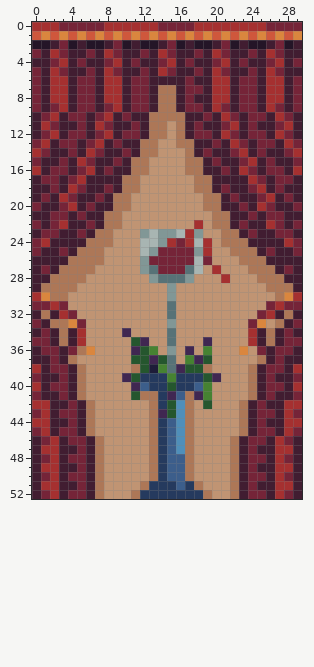
Pixel-art file, stored at assets/aseprite/statues.aseprite. Above is the file before it was changed.
30x53 pixels, 1 frame.
The same view after the edit:
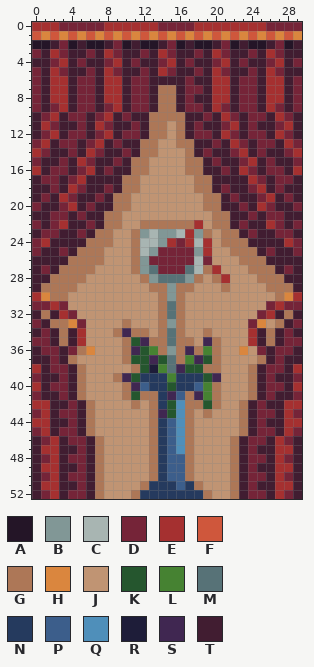
Palette (. is transparent): A #241527  B #819796  C #a8b5b2  D #752438  E #a53030  F #cf573c  G #ad7757  H #da863e  J #c09473  K #25562e  L #468232  M #577277  N #253a5e  P #3c5e8b  Q #4f8fba  R #1e1d39  S #402751  T #411d31
Diff:
Changed rows in their new state; - is an unchanged pixel.
Layer "dionysus":
first column x 9:
22 ---GGGGGG----
23 --G-------G--
24 --G----------
25 --G----------
26 --G----------
27 --G-------G--
28 ---G-----G-G-
29 ----GG-GG---G
30 -----G-G-----
31 -----G-G-----
32 -----G-G-----
33 -G---G-G-----
34 G-GG-G-G--G--
35 -G--GG-GG--G-
36 -G---G-G-G-G-
37 -G-----G---G-
38 -----------G-
39 G------------
40 -G---------G-
41 -G---------G-
42 --G------G-G-
43 ----------G--
